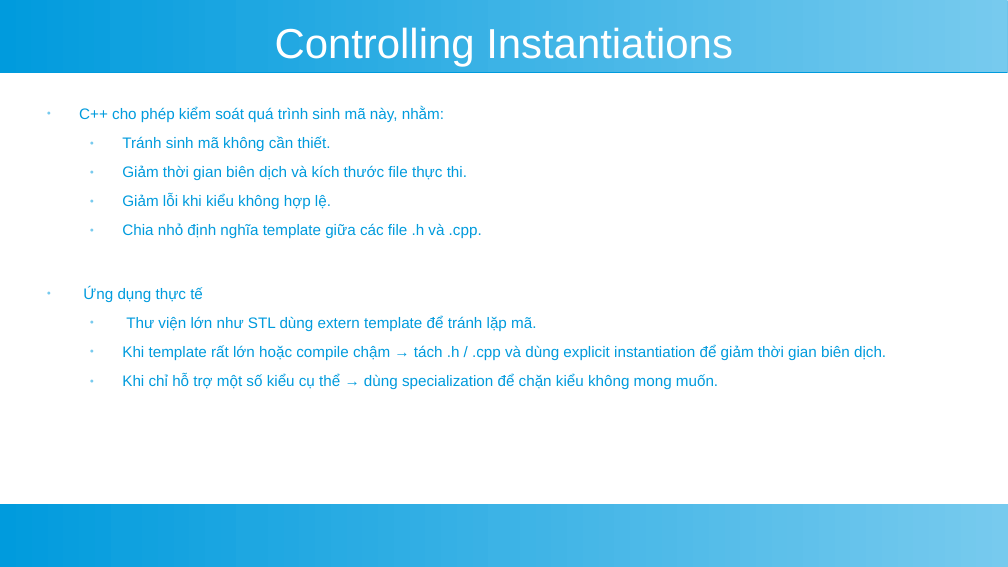
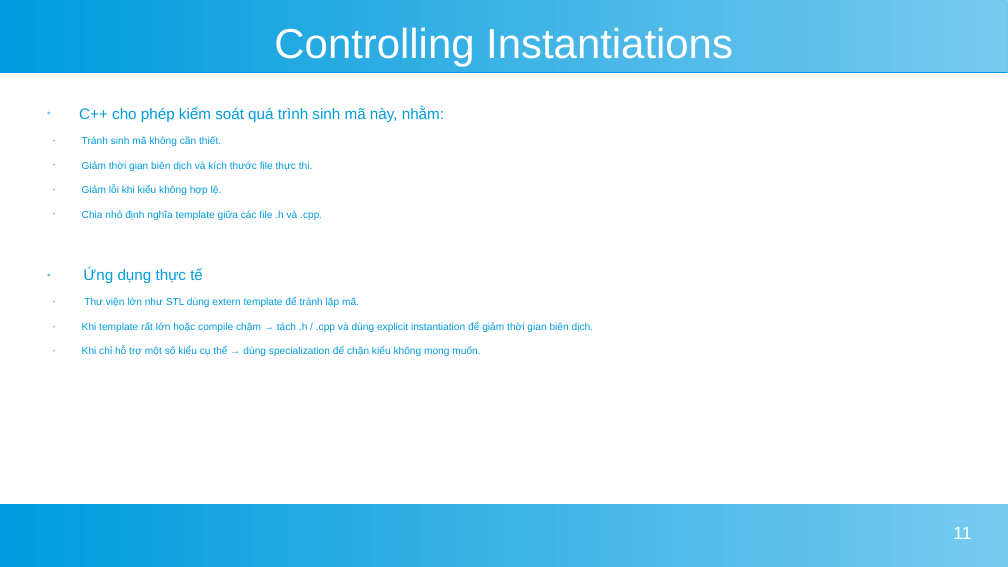
Before and after one commit to TrietTruong2243/AdvancedWeb_TicTacToe, a slide deck: slide 11 of template.odp. Drawn at 1008x567 pixels with LibreOffice and Linux fonts; fonts in the diff are those of the drawing. Boxes give left, top, right and bottom in pixels: in the first picture for what was removed or moved away, otherwise in the second. Text is boxed around its words. In the diff, an @@ line names an element or a change of style, - is before the commit and + after.

```diff
--- a/template.odp
+++ b/template.odp
@@ text "C++ cho phép kiểm soát ..." at [79,107,593,357]: size 12 to 8 pt in "Tránh sinh mã không cần thiết.", "Giảm thời gian biên dịch và kích ...", "Giảm lỗi khi kiểu không hợp lệ.", "Chia nhỏ định nghĩa template giữa các ..." and 3 more places; indent changed; list level 2 to 3 in "Tránh sinh mã không cần ..."; line spacing 1 to 0.9; list level 2 to 3 in "Giảm thời gian biên dịch ..."; list level 2 to 3 in "Giảm lỗi khi kiểu không ..."; list level 2 to 3 in "Chia nhỏ định nghĩa template ..."; list level 2 to 3 in "Thư viện lớn như STL ..."; list level 2 to 3 in "Khi template rất lớn hoặc ..."; list level 2 to 3 in "Khi chỉ hỗ trợ một ..." @@
@@ rectangle removed at [0,504,1008,567] @@
@@ freeform shape added at [0,504,1008,567], fill gradient #77CAEE to #009BDD @@
@@ page number added at [953,527,971,539], 14 pt, text #FFFFFF @@
+11
```
Also in this commit, not shown: 26 other slides changed, 1 slide added, 2 slides removed.
